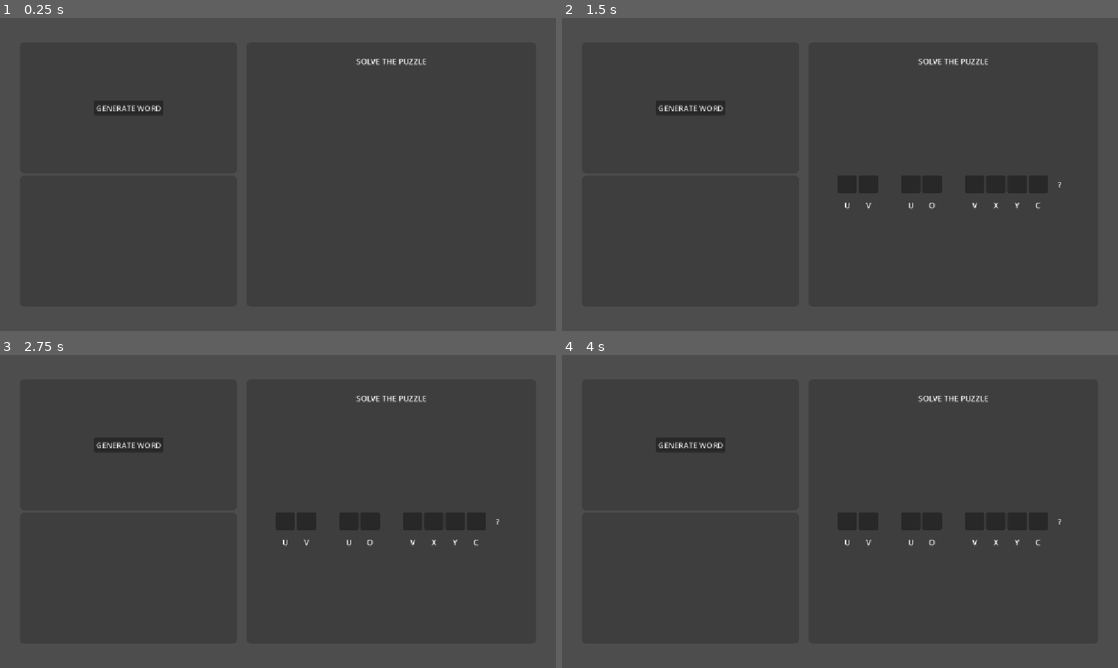
Above: before the commit, frames 1-4 (two rows, left to right).
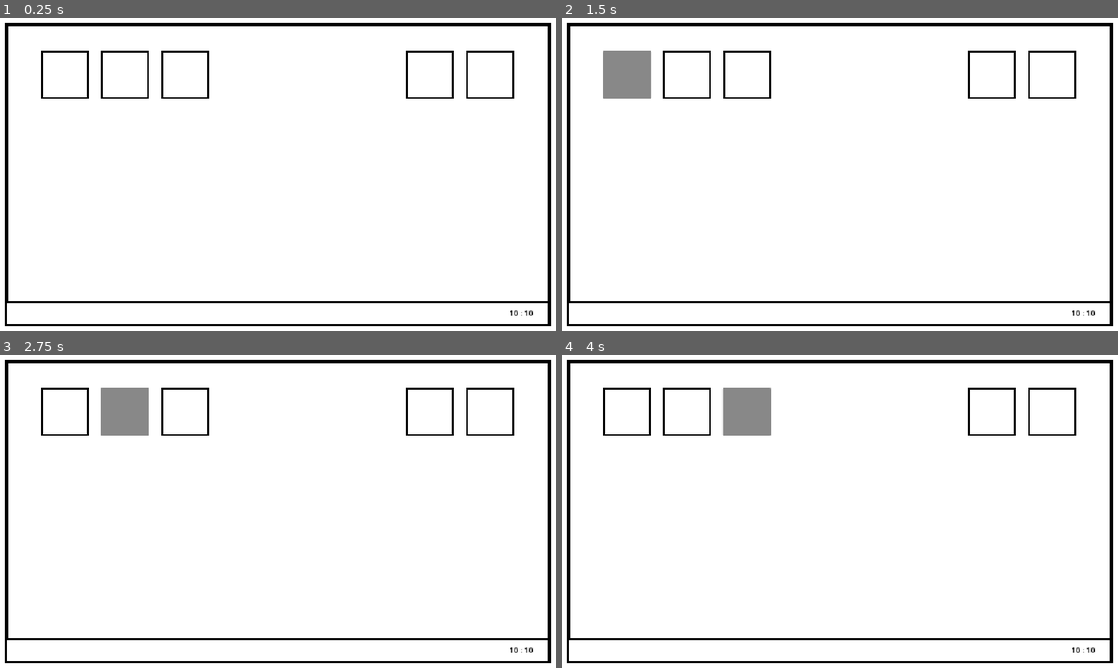
Above: after the commit, the same moments.

Repository: sandre-to/bachelor2026-frontend
Game: Godot game, scene res://scenes/desktop/desktop_environment.tscn
The game is run twice, just before and just after one commit, with the same random seed, the same clock (stepped at 60 frames per second) and the same inputs. Before the commit the project starts from res://assets/tools/cryptogram/main/cryptogram.tscn.
Inputs (mouse positions are in pixels of both pictures, inside the frame that each line leads up to):
- Up to frame 1 (0.25 s): no input
- Up to frame 2 (1.5 s): click (689, 108) at 0.5 s, where only the run before the commit has a clickable "GENERATE WORD"; click (628, 74) at 1.27 s
- Up to frame 3 (2.75 s): click (122, 411) at 2.02 s
- Up to frame 4 (4 s): click (745, 411) at 2.77 s; tap Enter at 3.5 s

The runs differ from the first frame. In frame 1, 100% of the frame differs, in the area x 0-100%, y 0-100%; in frame 2, 100%; in frame 3, 100%; in frame 4, 100%.

Commit message:
La til caesar cipher og test vinduer

Diff:
--- /dev/null
+++ b/assets/tools/caesar_cipher/caesar_cipher.gd
@@ -0,0 +1,43 @@
+class_name CaesarCipher extends Control
+
+@onready var text_input: TextEdit = $MainPanel/TextEdit
+@onready var shift_input: LineEdit = $MainPanel/LineEdit
+@onready var output_label: RichTextLabel = $OutputPanel/OutputLabel
+
+func encrypt(text: String, shift: int) -> String:
+	if text_input.text == "":
+		push_error("User entered empty text.")
+		return ""
+
+	if not valid_shift(shift_input.text):
+		push_error("Shift entered is not a valid number.")
+		return ""
+
+	if shift > 9:
+		push_error("The number entered is bigger than 9.")
+		return ""
+
+	var result := ""
+	# Gå gjennom hele teksten (input fra bruker)
+	for i in range(text.length()):
+		var character := text[i]
+
+		# Hvis det er store bokstaver (blokk bokstaver)
+		if character >= "A" and character <= "Z":
+			result += char((character.unicode_at(0) + shift - 65) % 26 + 65)
+		# Hvis det er små bokstaver
+		elif character >= "a" and character <= "z":
+			result += char((character.unicode_at(0) + shift - 97) % 26 + 97)
+		else:
+			result += character
+
+	return result
+
+func valid_shift(input: String) -> bool:
+	return input.is_valid_int()
+
+func _on_encrypt_pressed() -> void:
+	output_label.text = encrypt(text_input.text, int(shift_input.text))
+
+func _on_decrypt_pressed() -> void:
+	output_label.text = encrypt(text_input.text, -int(shift_input.text))
--- /dev/null
+++ b/assets/tools/caesar_cipher/caesar_cipher.tscn
@@ -0,0 +1,150 @@
+[gd_scene format=3 uid="uid://ixxriek6xq6m"]
+
+[ext_resource type="Script" uid="uid://sh47vmccqyde" path="res://assets/tools/caesar_cipher/caesar_cipher.gd" id="1_h2t4e"]
+
+[sub_resource type="LabelSettings" id="LabelSettings_ijkx7"]
+font_size = 24
+
+[sub_resource type="LabelSettings" id="LabelSettings_h2t4e"]
+font_size = 24
+
+[node name="CaesarCipher" type="Control" unique_id=1370531773]
+layout_mode = 3
+anchors_preset = 15
+anchor_right = 1.0
+anchor_bottom = 1.0
+grow_horizontal = 2
+grow_vertical = 2
+script = ExtResource("1_h2t4e")
+
+[node name="MainPanel" type="Panel" parent="." unique_id=1435255109]
+layout_mode = 1
+anchors_preset = 8
+anchor_left = 0.5
+anchor_top = 0.5
+anchor_right = 0.5
+anchor_bottom = 0.5
+offset_left = -377.0
+offset_top = -189.0
+offset_right = 5.0
+offset_bottom = 189.0
+grow_horizontal = 2
+grow_vertical = 2
+
+[node name="Title" type="Label" parent="MainPanel" unique_id=2075888956]
+layout_mode = 1
+anchors_preset = 5
+anchor_left = 0.5
+anchor_right = 0.5
+offset_left = -158.0
+offset_top = 20.0
+offset_right = 158.0
+offset_bottom = 85.0
+grow_horizontal = 2
+text = "CAESAR CIPHER"
+label_settings = SubResource("LabelSettings_ijkx7")
+horizontal_alignment = 1
+vertical_alignment = 1
+
+[node name="TextEdit" type="TextEdit" parent="MainPanel" unique_id=1474709815]
+layout_mode = 1
+anchors_preset = 8
+anchor_left = 0.5
+anchor_top = 0.5
+anchor_right = 0.5
+anchor_bottom = 0.5
+offset_left = -151.0
+offset_top = -106.0
+offset_right = 151.0
+offset_bottom = 37.0
+grow_horizontal = 2
+grow_vertical = 2
+placeholder_text = "Enter text to be encoded or decoded"
+
+[node name="LineEdit" type="LineEdit" parent="MainPanel" unique_id=870649531]
+layout_mode = 1
+anchors_preset = -1
+anchor_left = 0.5
+anchor_top = 0.794
+anchor_right = 0.5
+anchor_bottom = 0.794
+offset_left = -110.0
+offset_top = -44.600006
+offset_right = 110.0
+offset_bottom = -13.600006
+grow_horizontal = 2
+grow_vertical = 2
+placeholder_text = "Enter number between 0-9"
+
+[node name="HBoxContainer" type="HBoxContainer" parent="MainPanel" unique_id=2010700267]
+layout_mode = 1
+anchors_preset = 7
+anchor_left = 0.5
+anchor_top = 1.0
+anchor_right = 0.5
+anchor_bottom = 1.0
+offset_left = -88.5
+offset_top = -72.0
+offset_right = 88.5
+offset_bottom = -32.0
+grow_horizontal = 2
+grow_vertical = 0
+theme_override_constants/separation = 14
+
+[node name="Encrypt" type="Button" parent="MainPanel/HBoxContainer" unique_id=1873083127]
+custom_minimum_size = Vector2(64, 32)
+layout_mode = 2
+text = "ENCRYPT"
+
+[node name="Decrypt" type="Button" parent="MainPanel/HBoxContainer" unique_id=1834689157]
+custom_minimum_size = Vector2(64, 32)
+layout_mode = 2
+text = "DECRYPT"
+
+[node name="OutputPanel" type="Panel" parent="." unique_id=1695460200]
+layout_mode = 1
+anchors_preset = 8
+anchor_left = 0.5
+anchor_top = 0.5
+anchor_right = 0.5
+anchor_bottom = 0.5
+offset_left = 48.0
+offset_top = -134.0
+offset_right = 288.0
+offset_bottom = 134.0
+grow_horizontal = 2
+grow_vertical = 2
+
+[node name="Title" type="Label" parent="OutputPanel" unique_id=534488279]
+layout_mode = 1
+anchors_preset = 5
+anchor_left = 0.5
+anchor_right = 0.5
+offset_left = -20.0
+offset_top = 12.0
+offset_right = 20.0
+offset_bottom = 35.0
+grow_horizontal = 2
+text = "OUTPUT"
+label_settings = SubResource("LabelSettings_h2t4e")
+
+[node name="OutputLabel" type="RichTextLabel" parent="OutputPanel" unique_id=750175508]
+layout_mode = 1
+anchors_preset = 8
+anchor_left = 0.5
+anchor_top = 0.5
+anchor_right = 0.5
+anchor_bottom = 0.5
+offset_left = -83.0
+offset_top = -71.0
+offset_right = 83.0
+offset_bottom = 98.0
+grow_horizontal = 2
+grow_vertical = 2
+focus_mode = 2
+horizontal_alignment = 1
+vertical_alignment = 1
+selection_enabled = true
+
+[connection signal="pressed" from="MainPanel/HBoxContainer/Encrypt" to="." method="_on_encrypt_pressed"]
+[connection signal="pressed" from="MainPanel/HBoxContainer/Decrypt" to="." method="_on_decrypt_pressed"]
--- a/assets/tools/cryptogram/main/cryptogram.tscn
+++ b/assets/tools/cryptogram/main/cryptogram.tscn
@@ -31,47 +31,12 @@
 theme_override_constants/margin_right = 50
 theme_override_constants/margin_bottom = 50
 
-[node name="HBoxContainer" type="HBoxContainer" parent="MarginContainer" unique_id=479246492]
-custom_minimum_size = Vector2(40, 80)
-layout_mode = 2
-theme_override_constants/separation = 20
-alignment = 1
-
-[node name="VBoxContainer" type="VBoxContainer" parent="MarginContainer/HBoxContainer" unique_id=1452733025]
-layout_mode = 2
-size_flags_horizontal = 0
-
-[node name="Panel" type="Panel" parent="MarginContainer/HBoxContainer/VBoxContainer" unique_id=490163806]
-custom_minimum_size = Vector2(450, 0)
-layout_mode = 2
-size_flags_horizontal = 4
-size_flags_vertical = 3
-
-[node name="Button" type="Button" parent="MarginContainer/HBoxContainer/VBoxContainer/Panel" unique_id=566400360]
-layout_mode = 1
-anchors_preset = 8
-anchor_left = 0.5
-anchor_top = 0.5
-anchor_right = 0.5
-anchor_bottom = 0.5
-offset_left = -71.5
-offset_top = -15.5
-offset_right = 71.5
-offset_bottom = 15.5
-grow_horizontal = 2
-grow_vertical = 2
-text = "GENERATE WORD"
-
-[node name="Panel2" type="Panel" parent="MarginContainer/HBoxContainer/VBoxContainer" unique_id=1159326427]
-layout_mode = 2
-size_flags_vertical = 3
-
-[node name="Panel" type="Panel" parent="MarginContainer/HBoxContainer" unique_id=2093606927]
+[node name="Panel" type="Panel" parent="MarginContainer" unique_id=2093606927]
 custom_minimum_size = Vector2(600, 0)
 layout_mode = 2
 size_flags_horizontal = 6
 
-[node name="VBoxContainer" type="VBoxContainer" parent="MarginContainer/HBoxContainer/Panel" unique_id=1293032298]
+[node name="VBoxContainer" type="VBoxContainer" parent="MarginContainer/Panel" unique_id=1293032298]
 layout_mode = 1
 anchors_preset = 15
 anchor_right = 1.0
@@ -79,19 +44,17 @@
 grow_horizontal = 2
 grow_vertical = 2
 
-[node name="Label" type="Label" parent="MarginContainer/HBoxContainer/Panel/VBoxContainer" unique_id=1578078753]
+[node name="Label" type="Label" parent="MarginContainer/Panel/VBoxContainer" unique_id=1578078753]
 custom_minimum_size = Vector2(0, 80)
 layout_mode = 2
 text = "SOLVE THE PUZZLE"
 horizontal_alignment = 1
 vertical_alignment = 1
 
-[node name="WordManager" type="GridContainer" parent="MarginContainer/HBoxContainer/Panel/VBoxContainer" unique_id=898777713]
+[node name="WordManager" type="GridContainer" parent="MarginContainer/Panel/VBoxContainer" unique_id=898777713]
 unique_name_in_owner = true
 layout_mode = 2
 size_flags_horizontal = 4
 size_flags_vertical = 6
 columns = 12
 script = ExtResource("4_5gf4b")
-
-[connection signal="pressed" from="MarginContainer/HBoxContainer/VBoxContainer/Panel/Button" to="." method="_on_button_pressed"]
--- /dev/null
+++ b/globals/scene_manager/scene_manager.gd
@@ -0,0 +1 @@
+extends Node
--- /dev/null
+++ b/globals/scene_manager/scene_manager.tscn
@@ -0,0 +1,6 @@
+[gd_scene format=3 uid="uid://bs5rjynbtaxhk"]
+
+[ext_resource type="Script" uid="uid://benm7d3d0qonl" path="res://globals/scene_manager/scene_manager.gd" id="1_yq64p"]
+
+[node name="SceneManager" type="Node" unique_id=1294782379]
+script = ExtResource("1_yq64p")
--- a/project.godot
+++ b/project.godot
@@ -15,7 +15,7 @@
 [application]
 
 config/name="CTF Project"
-run/main_scene="uid://dwxgp4h2t0jwm"
+run/main_scene="uid://bxrsa5in13360"
 config/features=PackedStringArray("4.6", "GL Compatibility")
 
 [display]
@@ -37,3 +37,8 @@
 "events": [Object(InputEventKey,"resource_local_to_scene":false,"resource_name":"","device":0,"window_id":0,"alt_presse …(194 unchanged characters)…
 ]
 }
+enter={
+"deadzone": 0.2,
+"events": [Object(InputEventKey,"resource_local_to_scene":false,"resource_name":"","device":-1,"window_id":0,"alt_pressed":false,"shift_pressed":false,"ctrl_pressed":false,"meta_pressed":false,"pressed":false,"keycode":0,"physical_keycode":4194309,"key_label":0,"unicode":0,"location":0,"echo":false,"script":null)
+]
+}
--- a/scenes/desktop/desktop_environment.tscn
+++ b/scenes/desktop/desktop_environment.tscn
@@ -1,7 +1,6 @@
 [gd_scene format=3 uid="uid://bxrsa5in13360"]
 
 [ext_resource type="Theme" uid="uid://bg64qtkijul1s" path="res://scenes/desktop/desktop_theme.tres" id="1_enld1"]
-
 
 [sub_resource type="StyleBoxFlat" id="StyleBoxFlat_71yap"]
 bg_color = Color(1, 1, 1, 1)
@@ -19,7 +18,7 @@
 [sub_resource type="LabelSettings" id="LabelSettings_enld1"]
 font_color = Color(0, 0, 0, 1)
 
-[node name="DesktopEnvironment" type="Control"]
+[node name="DesktopEnvironment" type="Control" unique_id=1468378510]
 layout_mode = 3
 anchors_preset = 15
 anchor_right = 1.0
@@ -28,7 +27,7 @@
 grow_vertical = 2
 theme = ExtResource("1_enld1")
 
-[node name="Background" type="ColorRect" parent="."]
+[node name="Background" type="ColorRect" parent="." unique_id=1323275562]
 layout_mode = 1
 anchors_preset = 15
 anchor_right = 1.0
@@ -36,7 +35,7 @@
 grow_horizontal = 2
 grow_vertical = 2
 
-[node name="MarginContainer" type="MarginContainer" parent="."]
+[node name="MarginContainer" type="MarginContainer" parent="." unique_id=2089317787]
 layout_mode = 1
 anchors_preset = 15
 anchor_right = 1.0
@@ -48,11 +47,11 @@
 theme_override_constants/margin_right = 10
 theme_override_constants/margin_bottom = 10
 
-[node name="Panel" type="Panel" parent="MarginContainer"]
+[node name="Panel" type="Panel" parent="MarginContainer" unique_id=788057033]
 layout_mode = 2
 theme_override_styles/panel = SubResource("StyleBoxFlat_71yap")
 
-[node name="Tools" type="HBoxContainer" parent="MarginContainer/Panel"]
+[node name="Tools" type="HBoxContainer" parent="MarginContainer/Panel" unique_id=561235400]
 layout_mode = 1
 anchors_preset = 8
 anchor_left = 0.5
@@ -67,25 +66,25 @@
 grow_vertical = 2
 theme_override_constants/separation = 24
 
-[node name="Button" type="Button" parent="MarginContainer/Panel/Tools"]
+[node name="Button" type="Button" parent="MarginContainer/Panel/Tools" unique_id=1147306848]
 custom_minimum_size = Vector2(100, 100)
 layout_mode = 2
 size_flags_horizontal = 0
 size_flags_vertical = 0
 
-[node name="Button2" type="Button" parent="MarginContainer/Panel/Tools"]
+[node name="Button2" type="Button" parent="MarginContainer/Panel/Tools" unique_id=887957376]
 custom_minimum_size = Vector2(100, 100)
 layout_mode = 2
 size_flags_horizontal = 0
 size_flags_vertical = 0
 
-[node name="Button3" type="Button" parent="MarginContainer/Panel/Tools"]
+[node name="Button3" type="Button" parent="MarginContainer/Panel/Tools" unique_id=2051422132]
 custom_minimum_size = Vector2(100, 100)
 layout_mode = 2
 size_flags_horizontal = 0
 size_flags_vertical = 0
 
-[node name="Navigator" type="HBoxContainer" parent="MarginContainer/Panel"]
+[node name="Navigator" type="HBoxContainer" parent="MarginContainer/Panel" unique_id=1235140867]
 layout_mode = 1
 anchors_preset = 8
 anchor_left = 0.5
@@ -100,19 +99,19 @@
 grow_vertical = 2
 theme_override_constants/separation = 24
 
-[node name="Button" type="Button" parent="MarginContainer/Panel/Navigator"]
+[node name="Button" type="Button" parent="MarginContainer/Panel/Navigator" unique_id=1064756032]
 custom_minimum_size = Vector2(100, 100)
 layout_mode = 2
 size_flags_horizontal = 0
 size_flags_vertical = 0
 
-[node name="Button2" type="Button" parent="MarginContainer/Panel/Navigator"]
+[node name="Button2" type="Button" parent="MarginContainer/Panel/Navigator" unique_id=664176648]
 custom_minimum_size = Vector2(100, 100)
 layout_mode = 2
 size_flags_horizontal = 0
 size_flags_vertical = 0
 
-[node name="Panel2" type="Panel" parent="."]
+[node name="TaskBar" type="Panel" parent="." unique_id=136127533]
 layout_mode = 1
 anchors_preset = 7
 anchor_left = 0.5
@@ -128,7 +127,15 @@
 size_flags_vertical = 8
 theme_override_styles/panel = SubResource("StyleBoxFlat_enld1")
 
-[node name="Label" type="Label" parent="Panel2"]
+[node name="Apps" type="HBoxContainer" parent="TaskBar" unique_id=2081753532]
+layout_mode = 1
+anchors_preset = 15
+anchor_right = 1.0
+anchor_bottom = 1.0
+grow_horizontal = 2
+grow_vertical = 2
+
+[node name="Clock" type="Label" parent="TaskBar" unique_id=1103319372]
 layout_mode = 1
 anchors_preset = 6
 anchor_left = 1.0
--- /dev/null
+++ b/scenes/window/window.tscn
@@ -0,0 +1,19 @@
+[gd_scene format=3 uid="uid://s46xl3ppjspc"]
+
+[ext_resource type="PackedScene" uid="uid://ixxriek6xq6m" path="res://assets/tools/caesar_cipher/caesar_cipher.tscn" id="1_72cl8"]
+
+[node name="Window" type="Window" unique_id=1351884654]
+oversampling_override = 1.0
+title = "Crypto Tool"
+initial_position = 1
+size = Vector2i(792, 421)
+wrap_controls = true
+
+[node name="CaesarCipher" parent="." unique_id=1370531773 instance=ExtResource("1_72cl8")]
+anchors_preset = 8
+anchor_left = 0.5
+anchor_top = 0.5
+anchor_right = 0.5
+anchor_bottom = 0.5
+offset_left = 45.0
+offset_right = 45.0
Not shown, added: assets/tools/caesar_cipher/caesar_cipher.gd.uid
Not shown, added: globals/scene_manager/scene_manager.gd.uid
